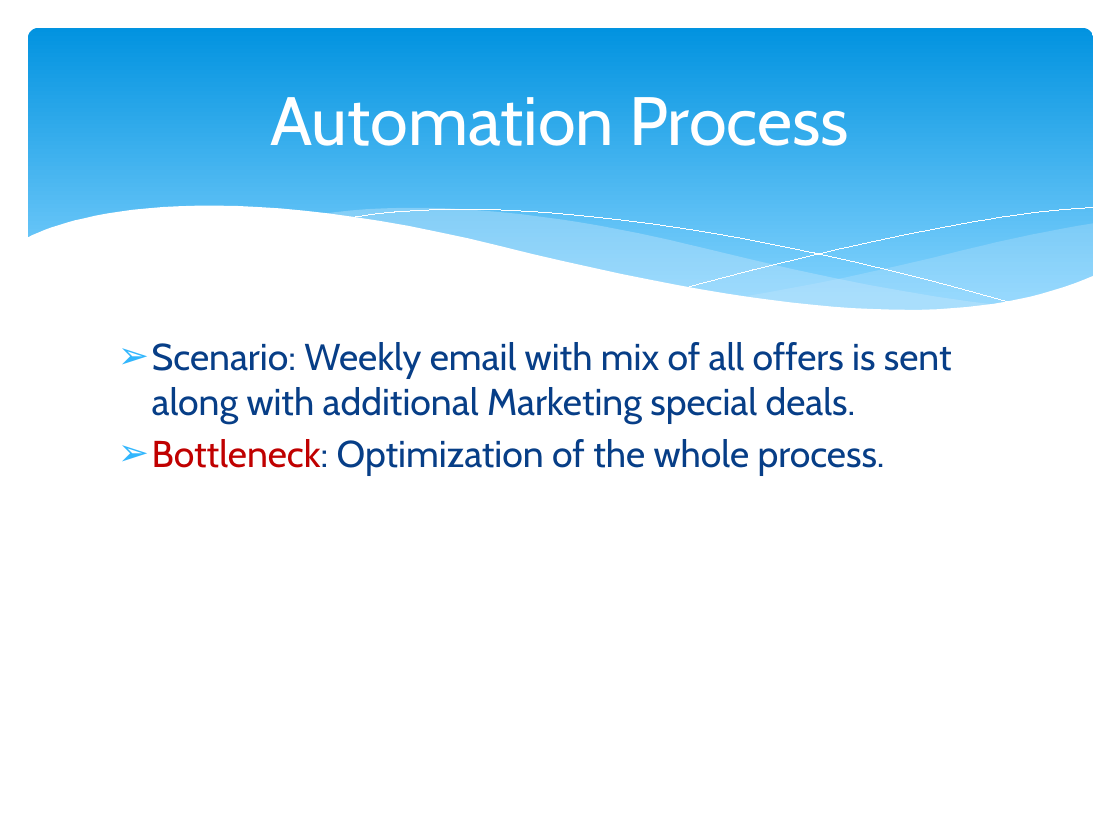
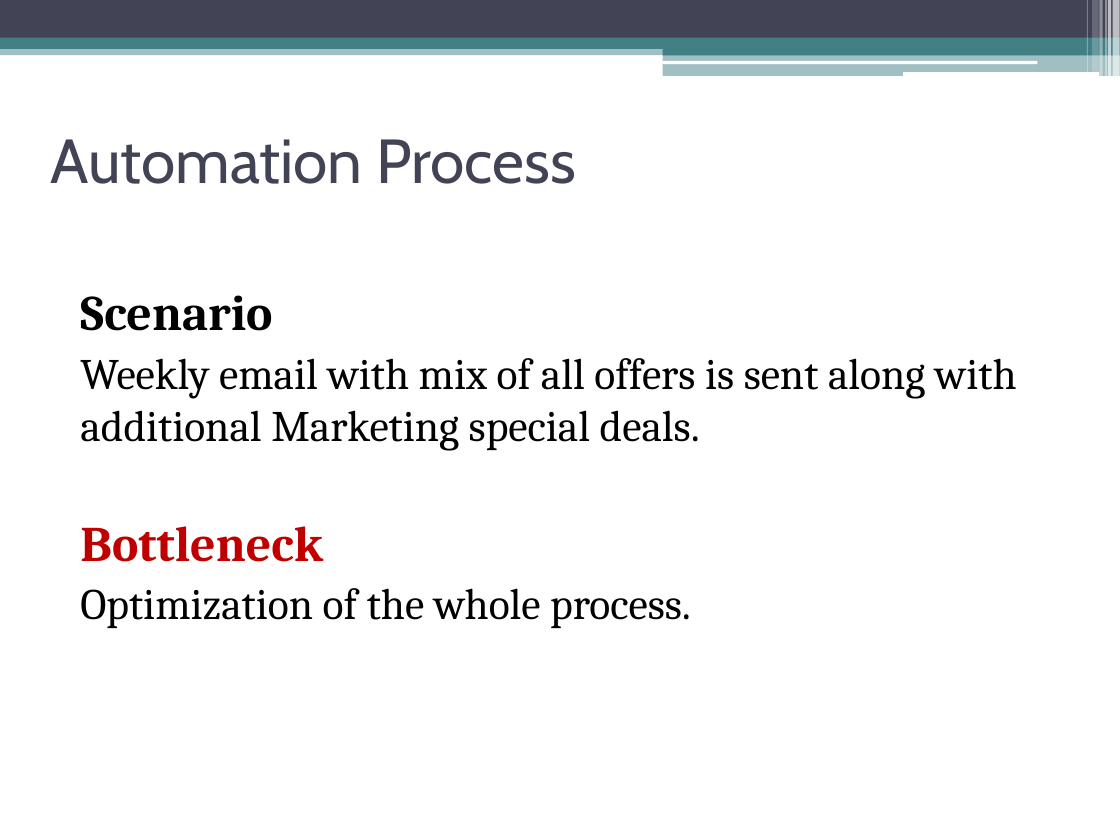
Before and after one commit to mausamiibs/mausamiibs.github.io, a slide deck: slide 2 of Marketing Automation for Network4cars.pptx. Drawn at 1120x840 pixels with LibreOffice and Linux fonts; fonts in the diff are those of the drawing. Boxes give left, top, right and bottom in pixels: in the first picture for what was removed or moved away, otherwise in the second. Text is boxed around its words. In the diff, an @@ line names an element or a change of style, - is before the commit and + after.

Commit message:
ppt updated

```diff
--- a/Marketing Automation for Network4cars.pptx
+++ b/Marketing Automation for Network4cars.pptx
@@ rectangle added at <box>0,0,1120,38</box>, fill #424456 @@
@@ rounded rectangle removed at <box>28,28,1093,330</box> @@
@@ rectangle added at <box>1086,0,1088,72</box>, fill #FFFFFF at 30% opacity @@
@@ rectangle added at <box>1092,0,1099,72</box>, fill #FFFFFF at 20% opacity @@
@@ rectangle added at <box>1100,0,1103,76</box>, fill #FFFFFF at 40% opacity @@
@@ rectangle added at <box>1105,0,1107,76</box>, fill #FFFFFF at 60% opacity @@
@@ rectangle added at <box>1108,0,1111,76</box>, fill #FFFFFF at 65% opacity @@
@@ rectangle added at <box>1113,0,1120,76</box>, fill #FFFFFF at 65% opacity @@
@@ rectangle added at <box>0,45,1120,55</box>, fill #438086 at 50% opacity @@
@@ rectangle added at <box>0,38,1120,49</box>, fill #438086 @@
@@ rectangle added at <box>663,44,1120,55</box>, fill #438086 @@
@@ rectangle added at <box>663,54,1120,76</box>, fill #438086 at 50% opacity @@
@@ rounded rectangle added at <box>662,60,1037,64</box>, fill #FFFFFF @@
@@ rounded rectangle added at <box>903,72,1099,76</box>, fill #FFFFFF @@
@@ title "Automation Process": place and size @@
-title "Automation Process" at <box>271,97,849,146</box>
+title "Automation Process" at <box>51,139,575,184</box>
@@ title "Automation Process" at <box>51,139,575,184</box>: size 44 to 40 pt, text colour #FFFFFF to #424456; alignment centre to left @@
@@ group removed at <box>26,206,1094,368</box>: 5 freeform shapes @@
@@ text at <box>80,295,1017,628</box>: text changed; size 24 to 28 pt; font Cabin to Cambria; text colour #073E87 to #000000 @@
-➢ Scenario: Weekly email with mix of all offers is sent along with additional Marketing special deals.
-➢ Bottleneck: Optimization of the whole process.
+Scenario
+Weekly email with mix of all offers is sent along with additional Marketing special deals.
+Bottleneck
+Optimization of the whole process.
```
Also in this commit, not shown: 20 other slides changed.
